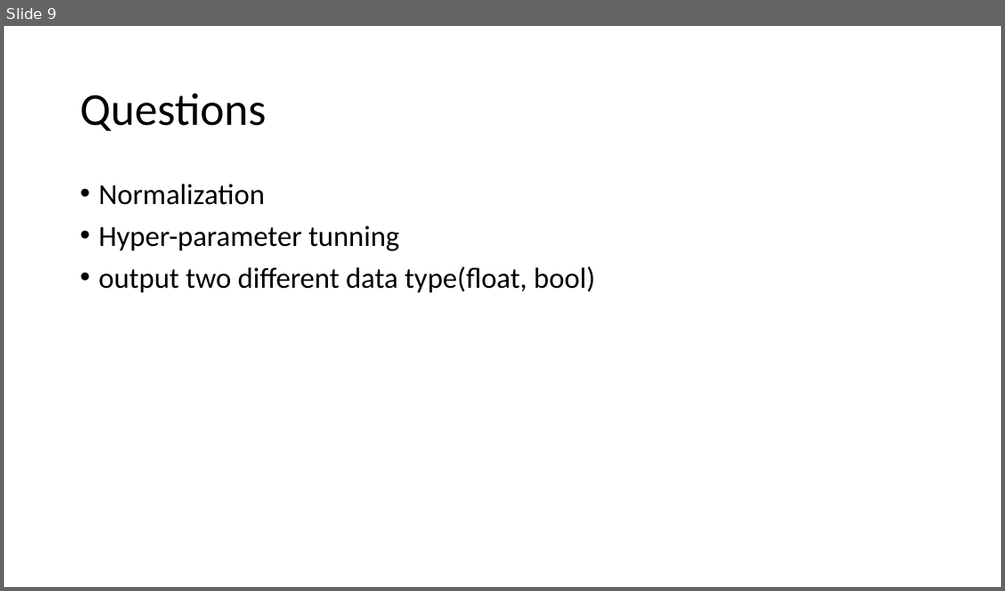
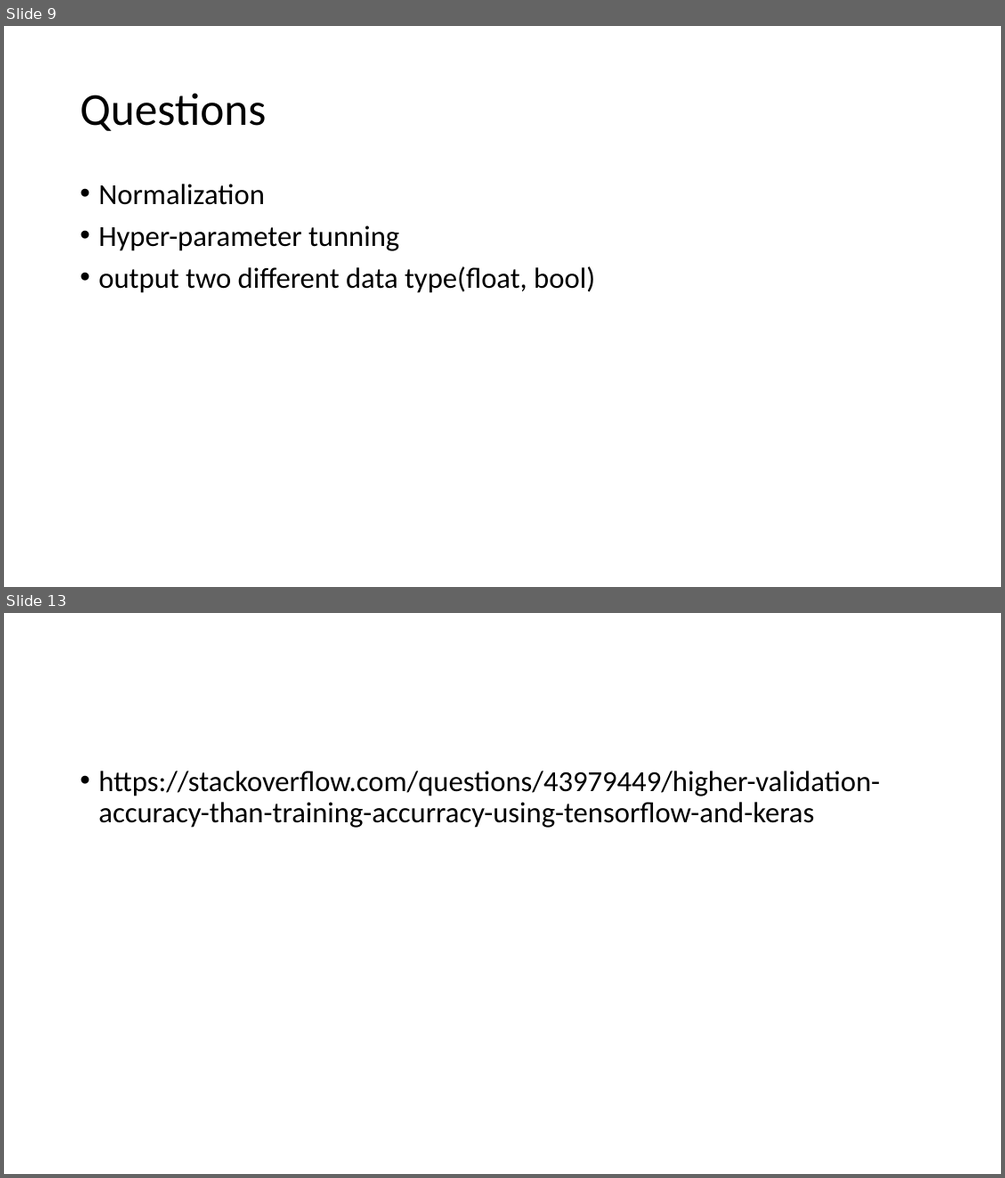
Before and after one commit to maxtcurie/SLiM, a slide deck: SLiM_NN/NN_presentation02_22_2022.pptx. Shown one above the other, each under a label of ours: slide 9 before the commit, slides 9 and 13 after it; the slides between them are not shown. The pictures are 1005x591 and 1005x1178 pixels, drawn with LibreOffice and Linux fonts; fonts in the diff are those of the drawing. Boxes give left, top, right and bottom in pixels: in the first picture for what was removed or moved away, otherwise in the second. Text is boxed around its words. In the diff, an @@ line names an element or a change of style, - is before the commit and + after.

```diff
--- a/SLiM_NN/NN_presentation02_22_2022.pptx
+++ b/SLiM_NN/NN_presentation02_22_2022.pptx
@@ slide 13 added at box(4, 613, 1001, 1174), background #FFFFFF @@
@@ text added at box(98, 771, 880, 827), 28 pt, text #000000 @@
+• https://stackoverflow.com/questions/43979449/higher-validation-accuracy-than-training-accurracy-using-tensorflow-and-keras
```
Also in this commit, not shown: 3 other slides added, 22 other files.
